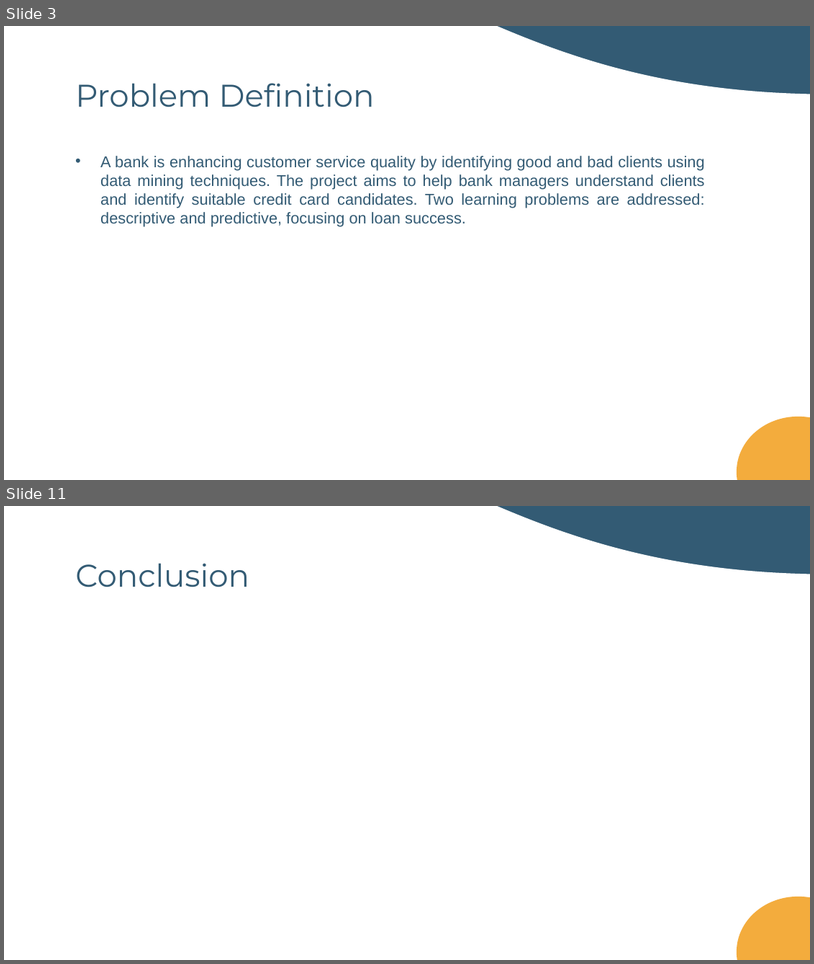
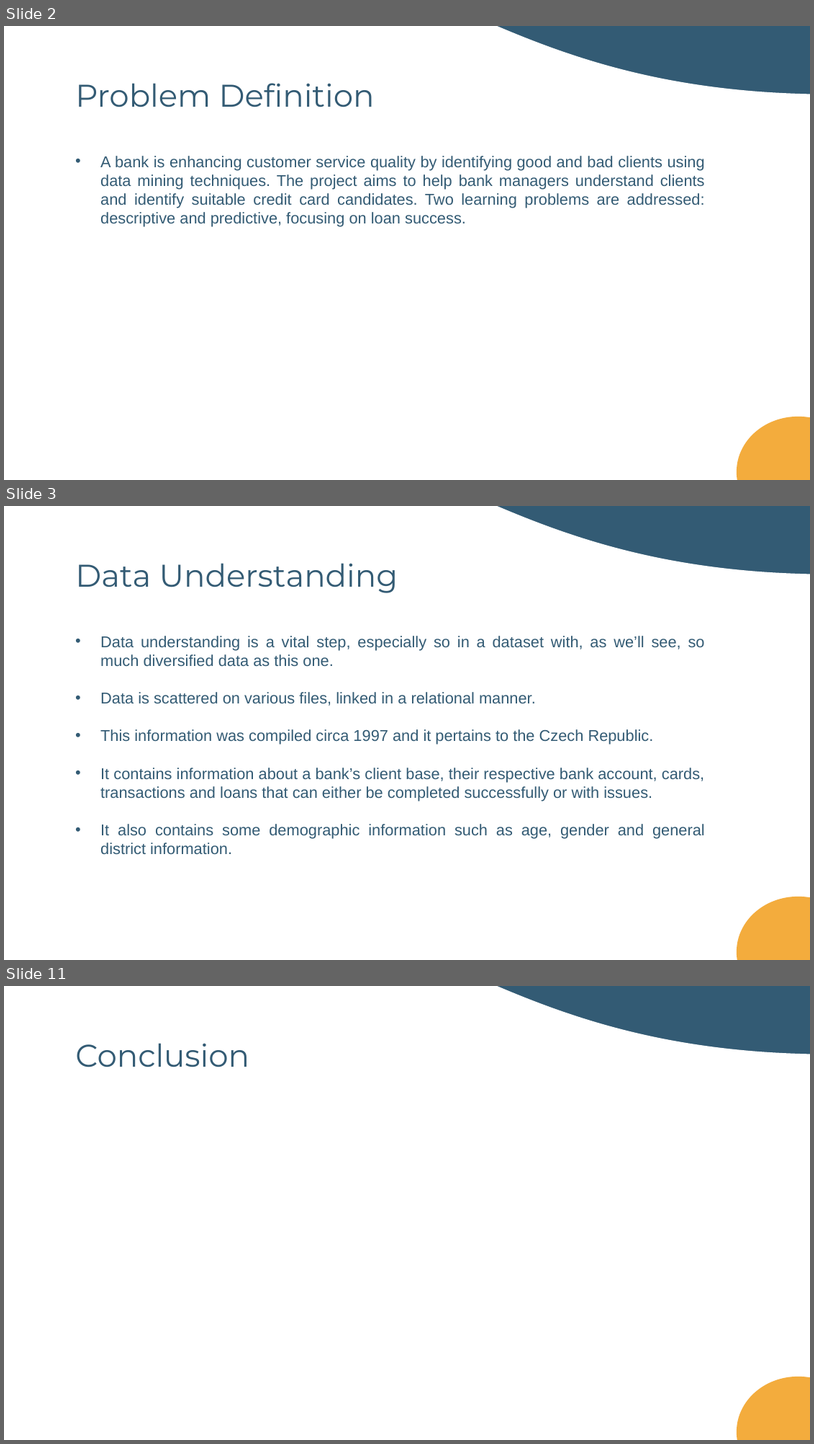
Before and after one commit to DanielaTomas/FCUP-DM1, a slide deck: docs/DM1.pptx. Shown one above the other, each under a label of ours: slides 3 and 11 before the commit, slides 2, 3 and 11 after it; the slides between them are not shown. The pictures are 814x964 and 814x1444 pixels, drawn with LibreOffice and Linux fonts; fonts in the diff are those of the drawing. Boxes give left, top, right and bottom in pixels: in the first picture for what was removed or moved away, otherwise in the second. Text is boxed around its words. In the diff, an @@ line names an element or a change of style, - is before the commit and + after.

```diff
--- a/docs/DM1.pptx
+++ b/docs/DM1.pptx
@@ slide 3 added at [4,506,810,960], background #335B74; not listed: 1 template element that a slide beside it also shows @@
@@ title added at [75,563,399,593], 28 pt, text #335B74 @@
+Data Understanding
@@ text added at [100,636,705,854], 14 pt, text #335B74 @@
+• Data understanding is a vital step, especially so in a dataset with, as we’ll see, so much diversified data as this one.
+• Data is scattered on various files, linked in a relational manner.
+• This information was compiled circa 1997 and it pertains to the Czech Republic.
+• It contains information about a bank’s client base, their respective bank account, cards, transactions and loans that can either be completed successfully or with issues.
+• It also contains some demographic information such as age, gender and general district information.
@@ freeform shape added at [737,896,810,960], fill #F3AC3D @@
@@ what was slide 3 is now slide 2 @@
```
Also in this commit, not shown: 3 slides changed, 4 other slides added, 5 slides removed, 2 other files.
